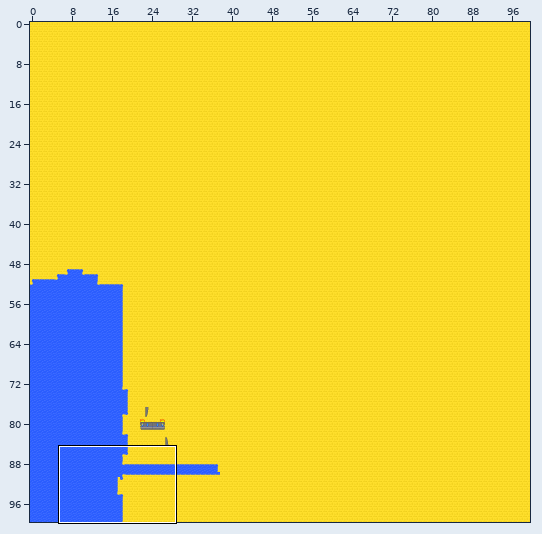
Two versions of a level (Tiled map, android/assets/tilemaps/beachmap.tmx). Above: a wide view before the commit, with the close-up outlined.
Close-up. Before:
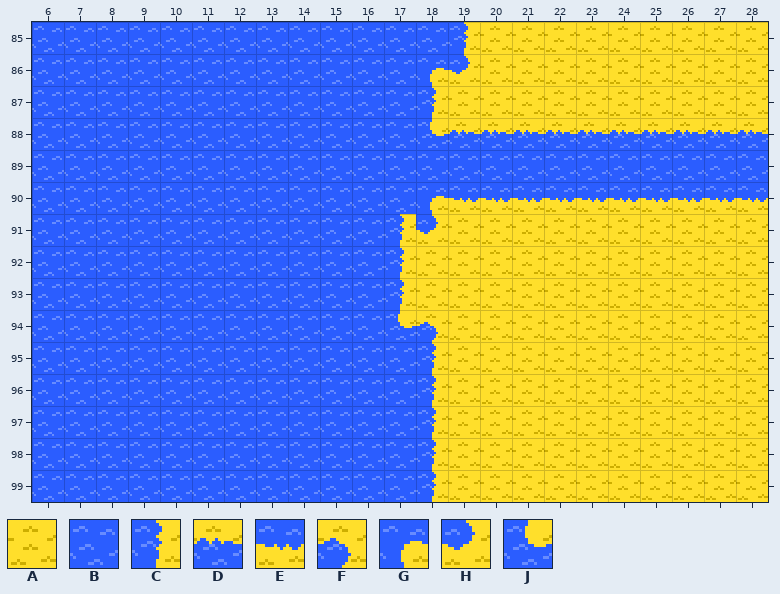
Cells are 16x16 px. Shown: x 6..28, y 85..99. The commit also changed other parts of the map, which this record leaves out. Tiles whose own drawing changed are shown in their newer look in all pictures.
Key: from "test": A 0, B 10, C 11, D 13, E 14, F 21, G 22, H 31, J 32.
_ is an empty cell.
Layers that did not change in this view are not listed.
Layer "Background" before, first column x 6:
 85 BBBBBBBBBBBBBCAAAAAAAAA
 86 BBBBBBBBBBBBGHAAAAAAAAA
 87 BBBBBBBBBBBBCAAAAAAAAAA
 88 BBBBBBBBBBBBJDDDDDDDDDD
 89 BBBBBBBBBBBBBBBBBBBBBBB
 90 BBBBBBBBBBBBGEEEEEEEEEE
 91 BBBBBBBBBBBCHAAAAAAAAAA
 92 BBBBBBBBBBBCAAAAAAAAAAA
 93 BBBBBBBBBBBCAAAAAAAAAAA
 94 BBBBBBBBBBBJFAAAAAAAAAA
 95 BBBBBBBBBBBBCAAAAAAAAAA
 96 BBBBBBBBBBBBCAAAAAAAAAA
 97 BBBBBBBBBBBBCAAAAAAAAAA
 98 BBBBBBBBBBBBCAAAAAAAAAA
 99 BBBBBBBBBBBBCAAAAAAAAAA
And afterwards:
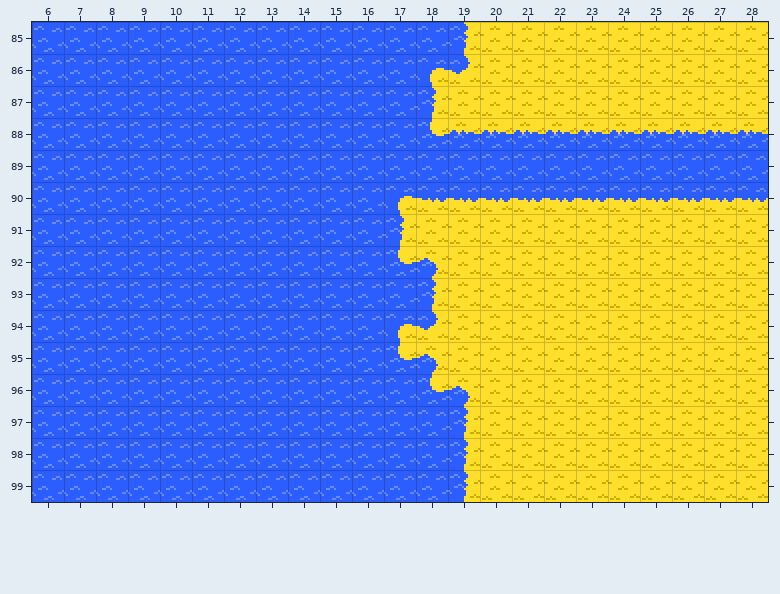
The exact change:
{"where": "layer \"Background\""}
{"y":90,"x":17,"old":"BG","new":"GE"}
{"y":91,"x":18,"old":"H","new":"A"}
{"y":92,"x":17,"old":"CA","new":"JF"}
{"y":93,"x":17,"old":"CA","new":"BC"}
{"y":94,"x":17,"old":"JF","new":"GH"}
{"y":95,"x":17,"old":"BC","new":"JF"}
{"y":96,"x":18,"old":"CA","new":"JF"}
{"y":97,"x":18,"old":"CA","new":"BC"}
{"y":98,"x":18,"old":"CA","new":"BC"}
{"y":99,"x":18,"old":"CA","new":"BC"}
{"label":"changed","picture_box":[384,196,470,502]}
